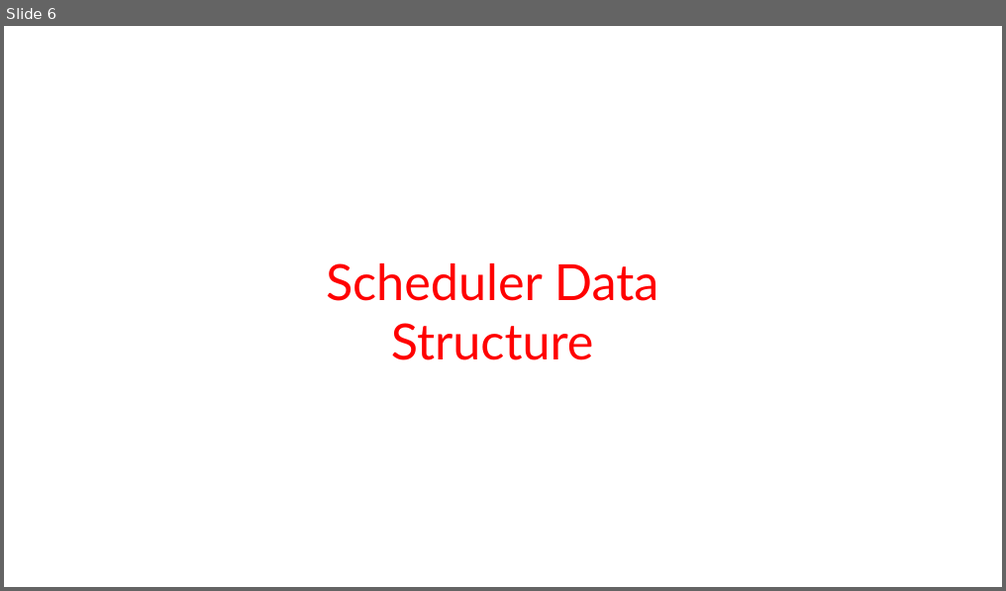
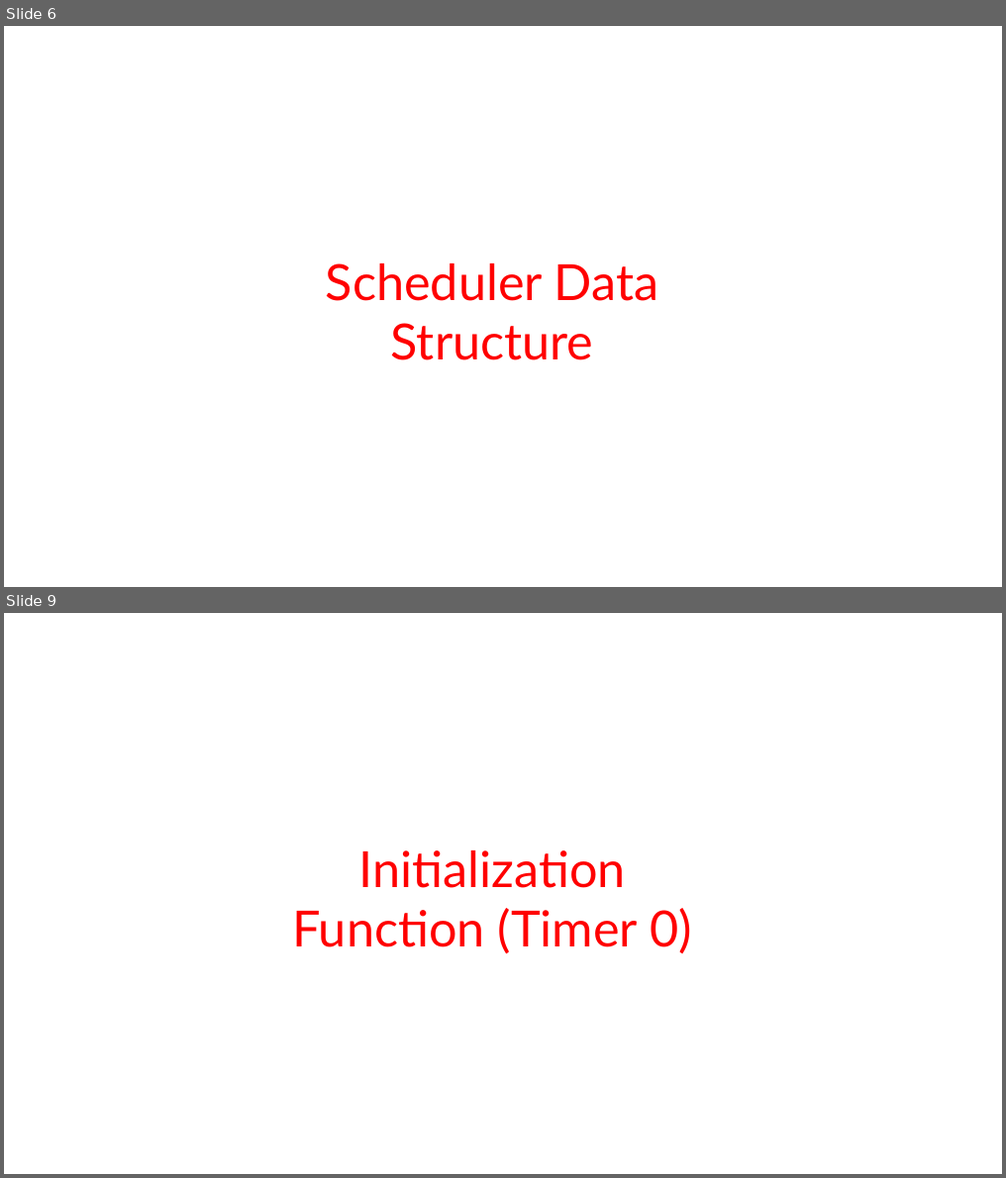
Before and after one commit to Mohamed-h-Gamil/adv_emb_hw1_cooperativeSchedularForArduinoUno, a slide deck: presentation/A Flexible Schedular for Single-Processor Embedded systems for Arduino UNO.pptx. Shown one above the other, each under a label of ours: slide 6 before the commit, slides 6 and 9 after it; the slides between them are not shown. The pictures are 1006x591 and 1006x1178 pixels, drawn with LibreOffice and Linux fonts; fonts in the diff are those of the drawing; background and template pictures are left out. Boxes give left, top, right and bottom in pixels: in the first picture for what was removed or moved away, otherwise in the second. Text is boxed around its words. In the diff, an @@ line names an element or a change of style, - is before the commit and + after.

```diff
--- a/presentation/A Flexible Schedular for Single-Processor Embedded systems for Arduino UNO.pptx
+++ b/presentation/A Flexible Schedular for Single-Processor Embedded systems for Arduino UNO.pptx
@@ slide 9 added at [4,613,1002,1174], background picture (left out) @@
@@ text added at [292,851,692,955], 48 pt, text #FF0000 @@
+Initialization Function (Timer 0)
```
Also in this commit, not shown: 2 slides changed, 6 other slides added.
